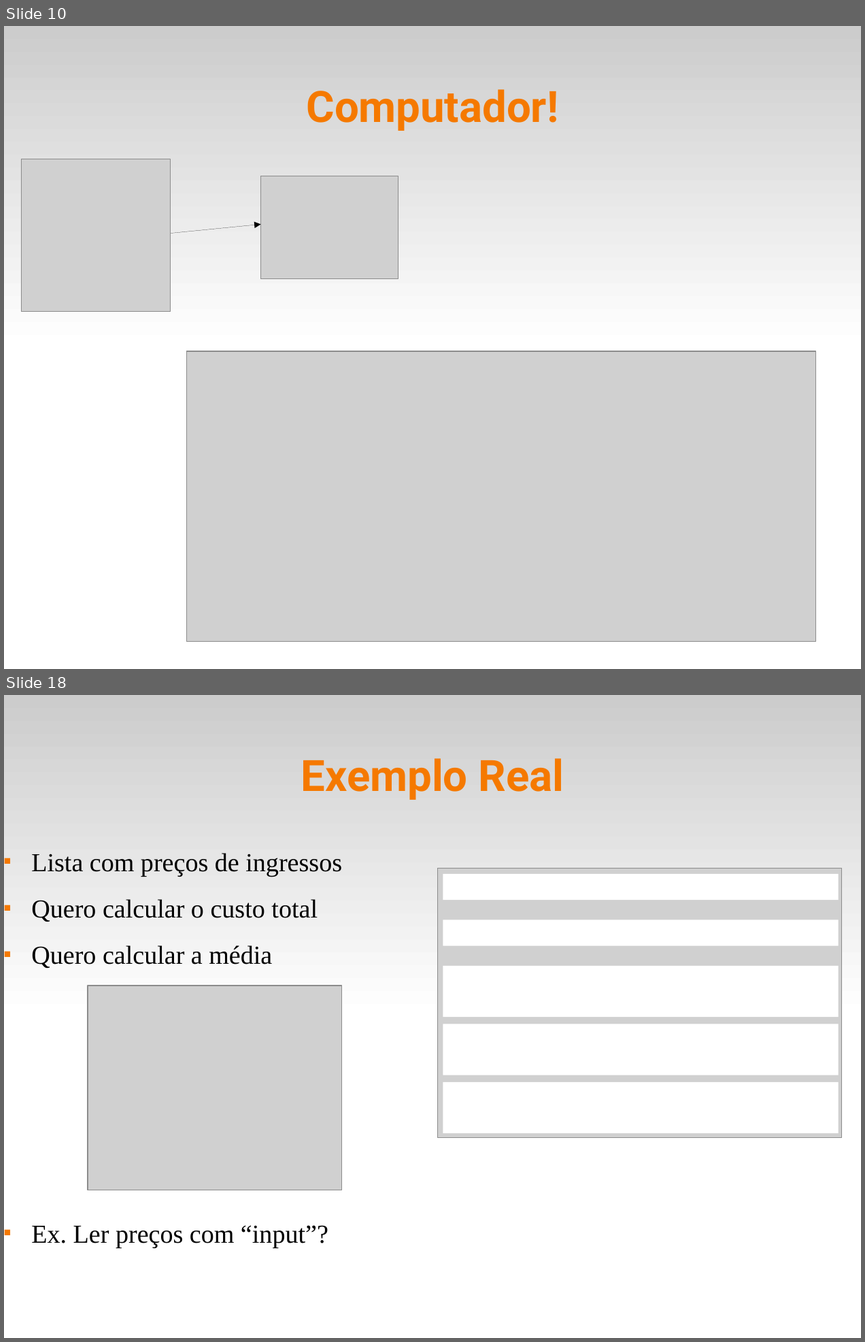
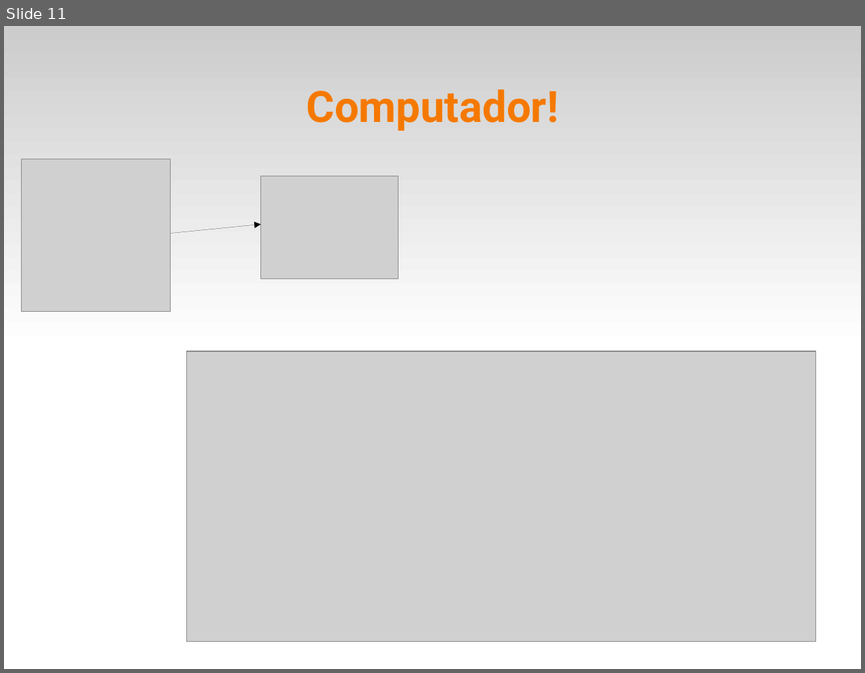
Before and after one commit to fsantanna-uerj/IPD, a slide deck: slides/ipd-01.odp. Shown one above the other, each under a label of ours: slides 10 and 18 before the commit, slide 11 after it; the slides between them are not shown. The pictures are 865x1342 and 865x673 pixels, drawn with LibreOffice and Linux fonts; fonts in the diff are those of the drawing; grey boxes stand for pictures. Boxes give left, top, right and bottom in pixels: in the first picture for what was removed or moved away, otherwise in the second. Text is boxed around its words. In the diff, an @@ line names an element or a change of style, - is before the commit and + after.

```diff
--- a/slides/ipd-01.odp
+++ b/slides/ipd-01.odp
@@ slide 18 removed at (4, 695, 861, 1338), background #FFFFFF; not listed: 1 template element that a slide beside it also shows @@
@@ title removed at (301, 758, 564, 800) @@
-Exemplo Real
@@ text removed at (31, 853, 342, 1247) @@
-■ Lista com preços de ingressos
-■ Quero calcular o custo total
-■ Quero calcular a média
-■ Ex. Ler preços com “input”?
@@ picture removed at (438, 868, 842, 1138) @@
@@ rectangle removed at (443, 874, 839, 900) @@
@@ rectangle removed at (443, 919, 839, 945) @@
@@ rectangle removed at (443, 966, 839, 1017) @@
@@ picture removed at (88, 986, 342, 1190) @@
@@ rectangle removed at (443, 1024, 839, 1075) @@
@@ rectangle removed at (443, 1082, 839, 1134) @@
@@ what was slide 10 is now slide 11 @@
```
Also in this commit, not shown: 2 slides changed, 2 slides added, 7 other slides removed, 7 other files.
